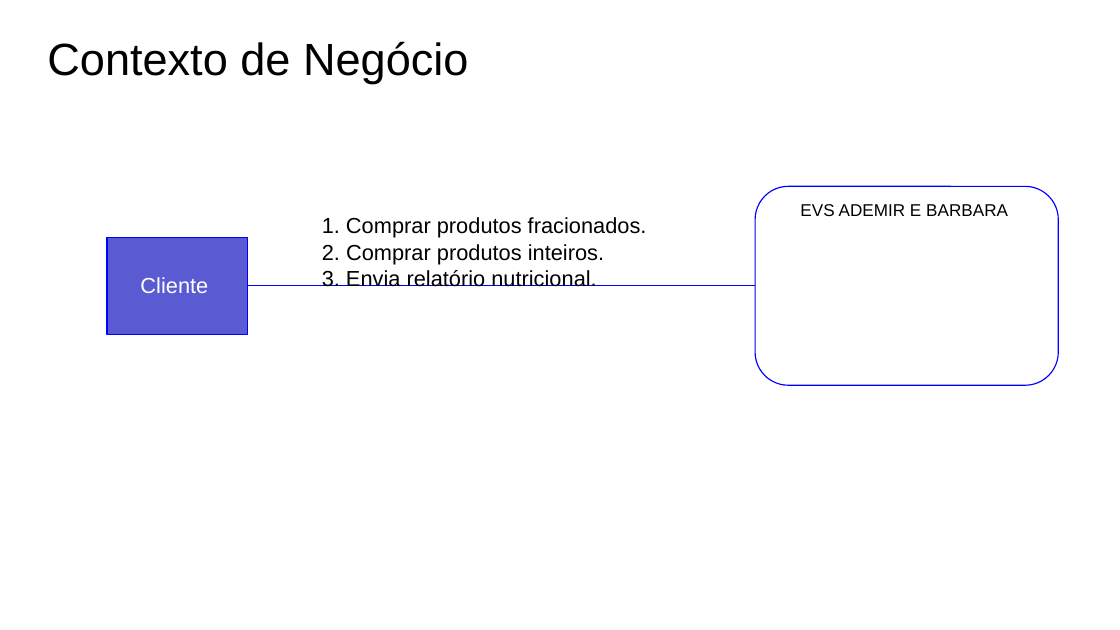
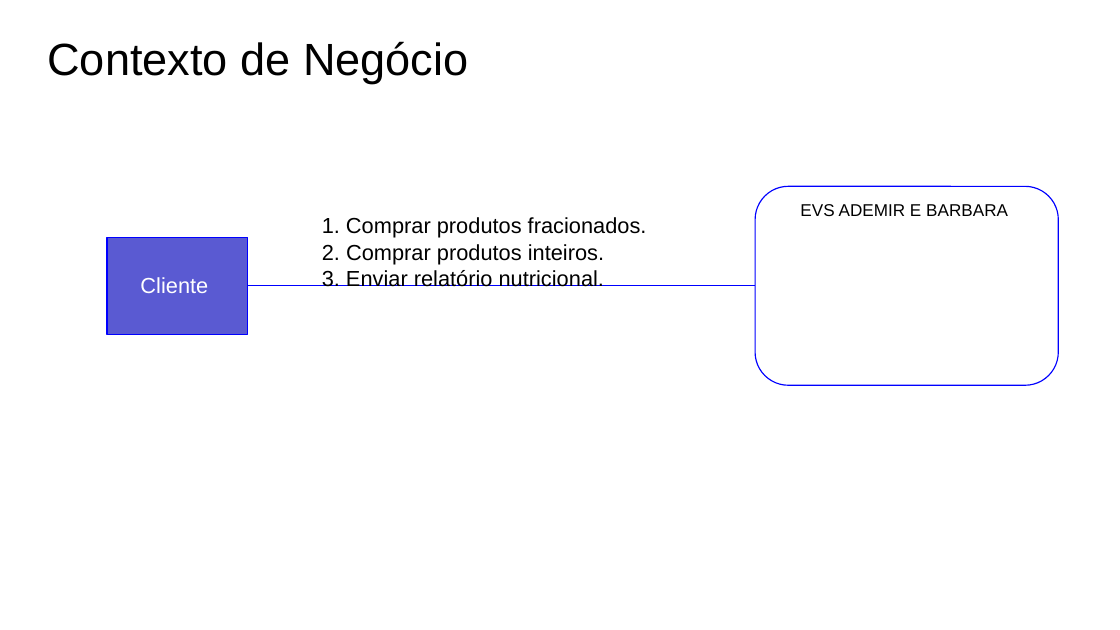
Before and after one commit to Viniciustertuliano/eng-soft, a slide deck: slide 1 of Artefatos/15 -Arquitetura de Negócio para cada Cenário.pptx. Drawn at 1120x630 pixels with LibreOffice and Linux fonts; fonts in the diff are those of the drawing. Boxes give left, top, right and bottom in pixels: in the first picture for what was removed or moved away, otherwise in the second. Text is boxed around its words. In the diff, an @@ line names an element or a change of style, - is before the commit and + after.

```diff
--- a/Artefatos/15 -Arquitetura de Negócio para cada Cenário.pptx
+++ b/Artefatos/15 -Arquitetura de Negócio para cada Cenário.pptx
@@ text at box(322, 270, 604, 287): text changed @@
-3. Envia relatório nutricional.
+3. Enviar relatório nutricional.
```
Also in this commit, not shown: 3 other slides changed, 1 slide added, 22 other files.
